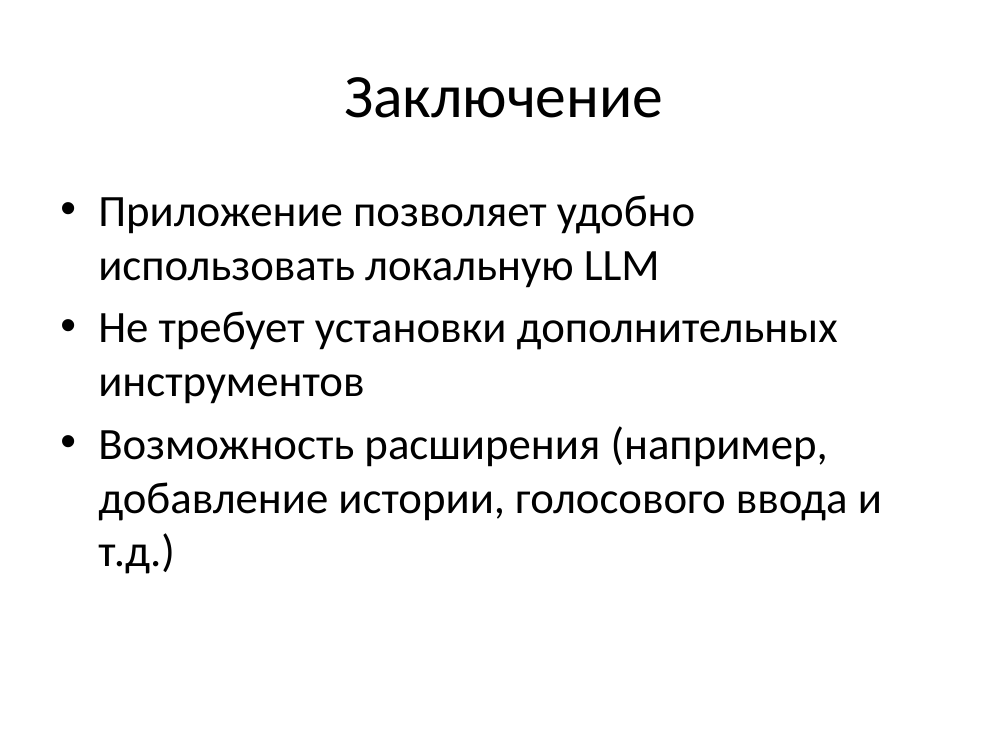
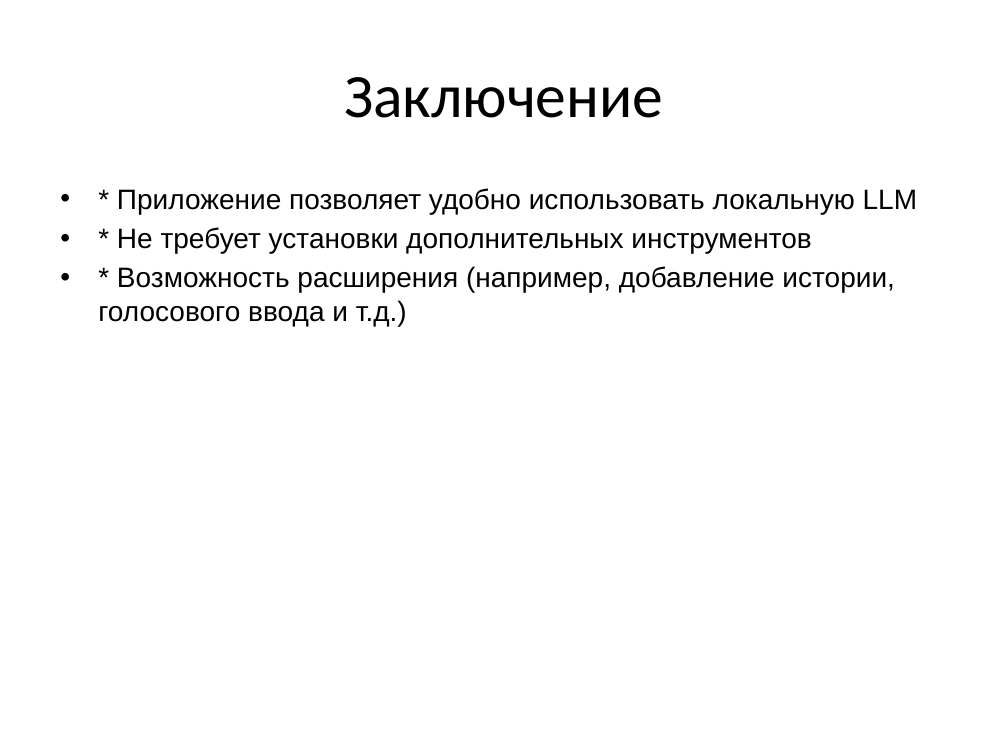
Before and after one commit to Pineson86/ui_ollama, a slide deck: slide 9 of presentation.pptx (slide 6 before the commit). Drawn at 1008x756 pixels with LibreOffice and Linux fonts; fonts in the diff are those of the drawing. Boxes give left, top, right and bottom in pixels: in the first picture for what was removed or moved away, otherwise in the second. Text is boxed around its words. In the diff, an @@ line names an element or a change of style, - is before the commit and + after.

```diff
--- a/presentation.pptx
+++ b/presentation.pptx
@@ text at box(98, 188, 918, 326): text changed; size 32 to 20 pt; font Calibri to Arial @@
-• Приложение позволяет удобно использовать локальную LLM
-• Не требует установки дополнительных инструментов
-• Возможность расширения (например, добавление истории, голосового ввода и т.д.)
+• * Приложение позволяет удобно использовать локальную LLM
+• * Не требует установки дополнительных инструментов
+• * Возможность расширения (например, добавление истории, голосового ввода и т.д.)
```
Also in this commit, not shown: 4 other slides changed, 4 slides added, 1 other file.
